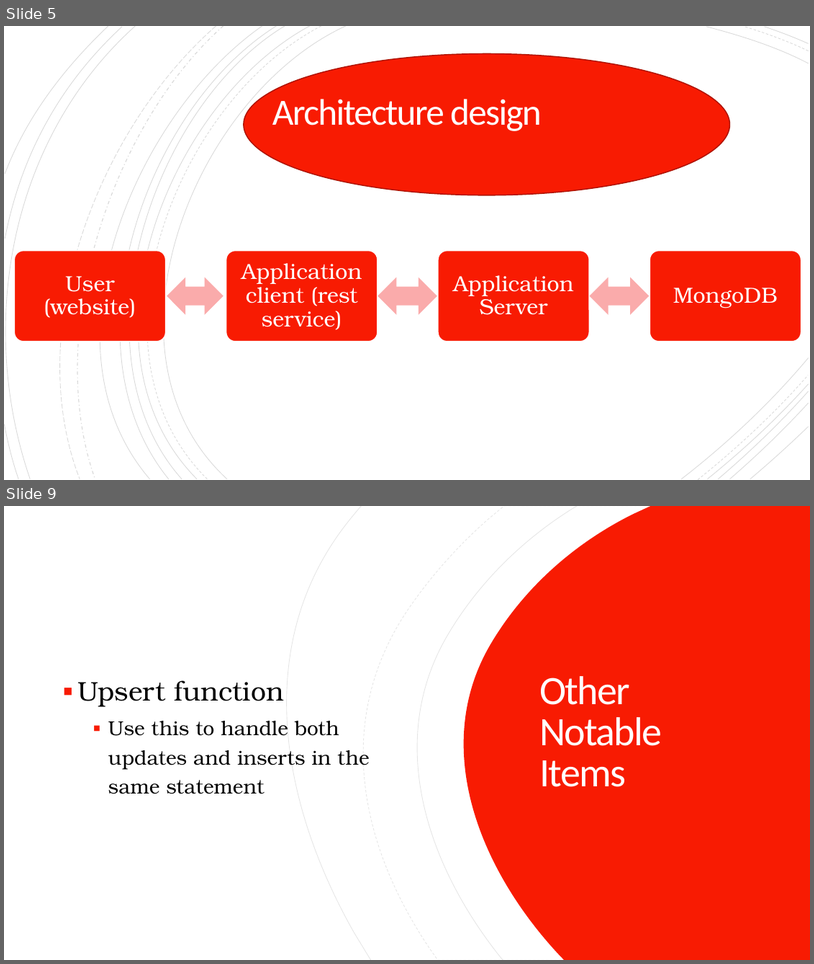
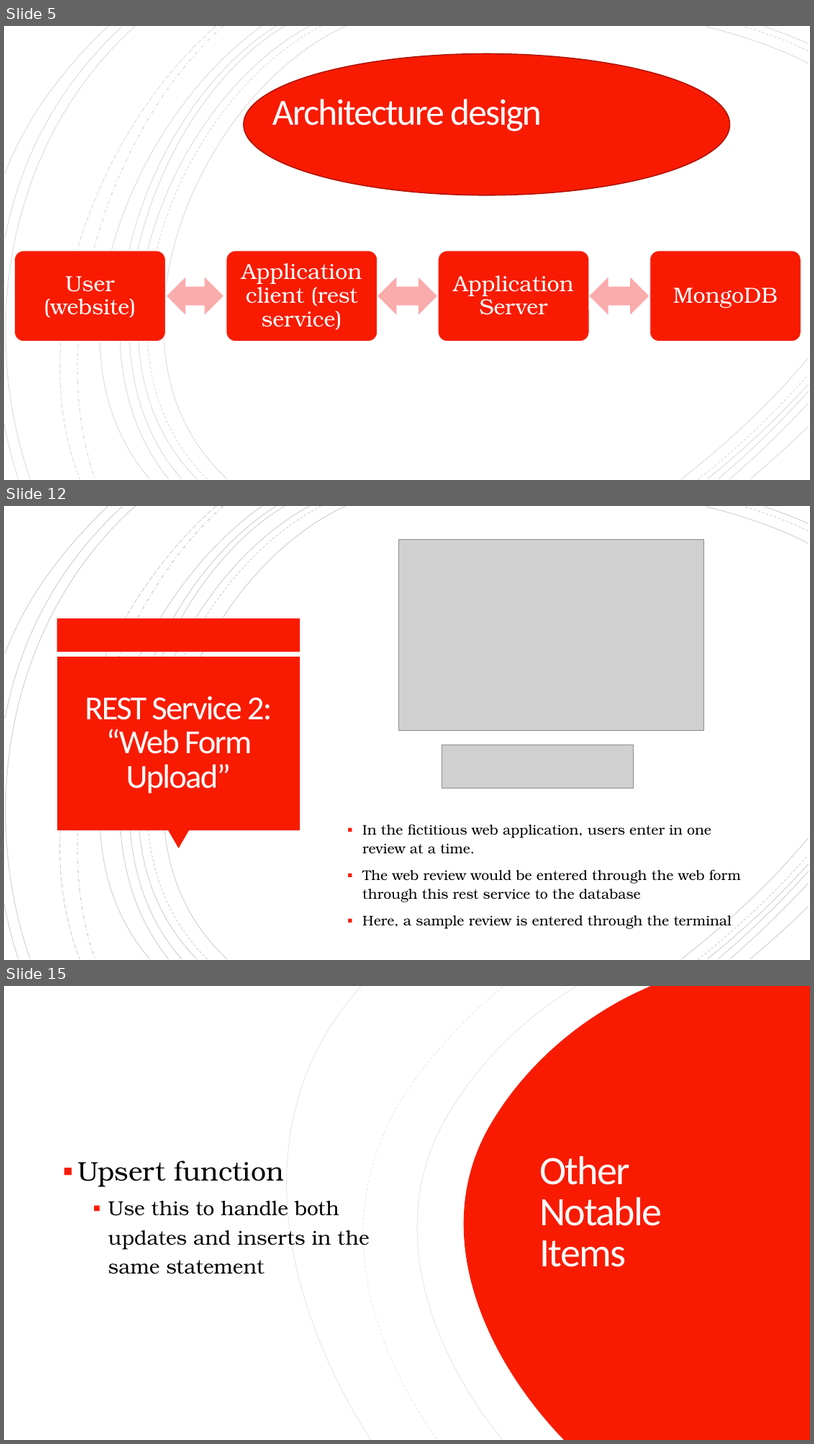
Before and after one commit to anhainguyen82/Database_Final_Project, a slide deck: MSDS_7330_Final_Term_Project.pptx. Shown one above the other, each under a label of ours: slides 5 and 9 before the commit, slides 5, 12 and 15 after it; the slides between them are not shown. The pictures are 814x964 and 814x1444 pixels, drawn with LibreOffice and Linux fonts; fonts in the diff are those of the drawing; grey boxes stand for pictures. Boxes give left, top, right and bottom in pixels: in the first picture for what was removed or moved away, otherwise in the second. Text is boxed around its words. In the diff, an @@ line names an element or a change of style, - is before the commit and + after.

Commit message:
Update MSDS_7330_Final_Term_Project.pptx
Updated with Tori's additions to the REST service

```diff
--- a/MSDS_7330_Final_Term_Project.pptx
+++ b/MSDS_7330_Final_Term_Project.pptx
@@ slide 12 added at box(4, 506, 810, 960), background #FFFFFF; not listed: 18 template elements that a slide beside it also shows @@
@@ rectangle added at box(4, 506, 810, 960), fill #FFFFFF @@
@@ group added at box(4, 506, 809, 960): 21 freeform shapes @@
@@ picture added at box(399, 540, 704, 731) @@
@@ rectangle added at box(342, 559, 757, 757), fill #FFFFFF @@
@@ rectangle added at box(57, 618, 301, 651), fill #F81B02 @@
@@ rectangle added at box(57, 656, 300, 830), fill #F81B02 @@
@@ title added at box(85, 696, 272, 793), 40 pt, text #FFFEFF @@
+REST Service 2:
+“Web Form Upload”
@@ picture added at box(442, 745, 634, 788) @@
@@ text added at box(363, 824, 741, 929), 16.6 pt, text #000000 @@
+▪ In the fictitious web application, users enter in one review at a time.
+▪ The web review would be entered through the web form through this rest service to the database
+▪ Here, a sample review is entered through the terminal
@@ triangle added at box(168, 830, 189, 849), fill #F81B02 @@
@@ what was slide 9 is now slide 15 @@
```
Also in this commit, not shown: 3 slides changed, 5 other slides added.
